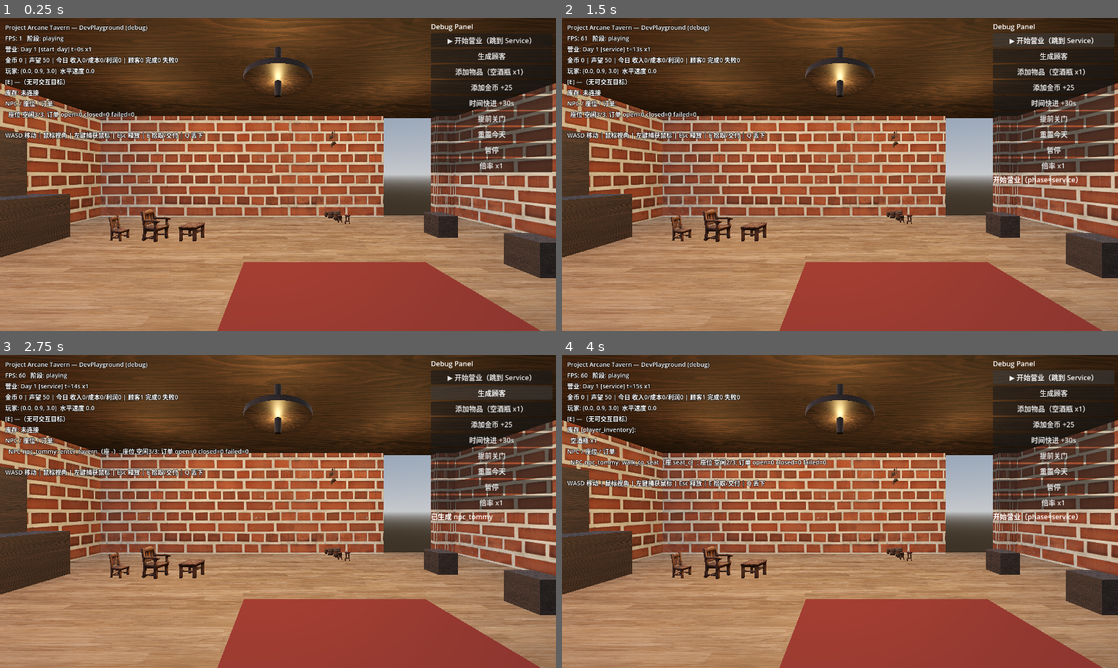
Above: before the commit, frames 1-4 (two rows, left to right).
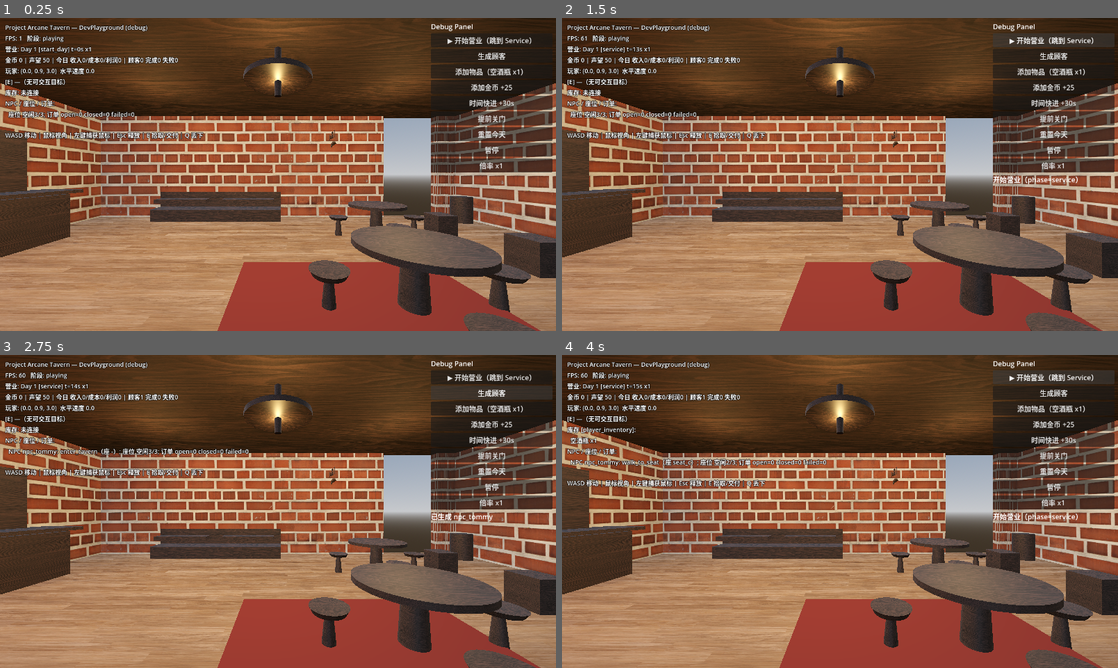
Above: after the commit, the same moments.

Repository: wangyuhao0831-max/-
Game: Godot game, scene res://game/scenes/tavern/tavern.tscn
The game is run twice, just before and just after one commit, with the same random seed, the same clock (stepped at 60 frames per second) and the same inputs.
Inputs:
- Up to frame 1 (0.25 s): no input
- Up to frame 2 (1.5 s): click "▶ 开始营业（跳到 Service）" at 0.5 s; click "▶ 开始营业（跳到 Service）" at 1.25 s
- Up to frame 3 (2.75 s): click "生成顾客" at 2 s
- Up to frame 4 (4 s): click "添加物品（空酒瓶 x1）" at 2.75 s; click "▶ 开始营业（跳到 Service）" at 3.5 s

The runs differ from the first frame. In frame 1, 9.5% of the frame differs, in the area x 0-97%, y 54-100%; in frame 2, 9.5%; in frame 3, 9.5%; in frame 4, 9.5%.

Commit message:
feat(tavern-props): replace miniature furniture/barrels with full-size primitive furniture (round tables+bar stools, booth/banquette seats along wall, tall barrels with bands, counter top, bench) at correct real-world proportions; keep visual-only to preserve verified NPC paths

Diff:
--- a/game/scenes/tavern/tavern.tscn
+++ b/game/scenes/tavern/tavern.tscn
@@ -119,6 +119,42 @@
 size = Vector3(3.2, 0.05, 2.2)
 [sub_resource type="BoxMesh" id="MeshChair"]
 size = Vector3(0.5, 0.55, 0.5)
+
+[sub_resource type="CylinderMesh" id="MeshTableTop"]
+top_radius = 0.7
+bottom_radius = 0.7
+height = 0.07
+[sub_resource type="CylinderMesh" id="MeshTablePedestal"]
+top_radius = 0.13
+bottom_radius = 0.17
+height = 0.72
+[sub_resource type="CylinderMesh" id="MeshStoolSeat"]
+top_radius = 0.24
+bottom_radius = 0.2
+height = 0.07
+[sub_resource type="CylinderMesh" id="MeshStoolBase"]
+top_radius = 0.05
+bottom_radius = 0.09
+height = 0.42
+[sub_resource type="BoxMesh" id="MeshBoothSeat"]
+size = Vector3(2.2, 0.42, 0.6)
+[sub_resource type="BoxMesh" id="MeshBoothBack"]
+size = Vector3(2.2, 0.95, 0.16)
+[sub_resource type="BoxMesh" id="MeshBenchSeat"]
+size = Vector3(1.7, 0.12, 0.42)
+[sub_resource type="BoxMesh" id="MeshBenchLeg"]
+size = Vector3(0.12, 0.4, 0.32)
+[sub_resource type="CylinderMesh" id="MeshBarrelBody"]
+top_radius = 0.3
+bottom_radius = 0.3
+height = 0.85
+[sub_resource type="CylinderMesh" id="MeshBarrelBand"]
+top_radius = 0.325
+bottom_radius = 0.325
+height = 0.09
+[sub_resource type="BoxMesh" id="MeshCounterTop"]
+size = Vector3(1.1, 0.08, 5.0)
+
 [sub_resource type="CylinderMesh" id="MeshBottle"]
 top_radius = 0.06
 bottom_radius = 0.11
@@ -317,77 +353,165 @@
 mesh = ExtResource("m_sta")
 material_override = SubResource("MatStairs")
 
-[node name="TableA" type="MeshInstance3D" parent="."]
-transform = Transform3D(1, 0, 0, 0, 1, 0, 0, 0, 1, -3.5, 0, 1.5)
-scale = Vector3(3.0, 3.0, 3.0)
-mesh = ExtResource("m_p01")
-material_override = SubResource("MatFurniture")
+[node name="TableA_Top" type="MeshInstance3D" parent="."]
+transform = Transform3D(1, 0, 0, 0, 1, 0, 0, 0, 1, 1.6, 0.78, 0.6)
+mesh = SubResource("MeshTableTop")
+material_override = SubResource("MatCounter")
+
+[node name="TableA_Leg" type="MeshInstance3D" parent="."]
+transform = Transform3D(1, 0, 0, 0, 1, 0, 0, 0, 1, 1.6, 0.36, 0.6)
+mesh = SubResource("MeshTablePedestal")
+material_override = SubResource("MatCounter")
 
 [node name="StoolA1" type="MeshInstance3D" parent="."]
-transform = Transform3D(1, 0, 0, 0, 1, 0, 0, 0, 1, -4.3, 0, 1.5)
-scale = Vector3(2.4, 2.4, 2.4)
-mesh = ExtResource("m_p00")
-material_override = SubResource("MatFurniture")
+transform = Transform3D(1, 0, 0, 0, 1, 0, 0, 0, 1, 0.6, 0.21, 0.6)
+mesh = SubResource("MeshStoolBase")
+material_override = SubResource("MatCounter")
+
+[node name="StoolA1Seat" type="MeshInstance3D" parent="."]
+transform = Transform3D(1, 0, 0, 0, 1, 0, 0, 0, 1, 0.6, 0.455, 0.6)
+mesh = SubResource("MeshStoolSeat")
+material_override = SubResource("MatCounter")
 
 [node name="StoolA2" type="MeshInstance3D" parent="."]
-transform = Transform3D(1, 0, 0, 0, 1, 0, 0, 0, 1, -2.7, 0, 1.5)
-scale = Vector3(2.4, 2.4, 2.4)
-mesh = ExtResource("m_p02")
-material_override = SubResource("MatFurniture")
-
-[node name="TableB" type="MeshInstance3D" parent="."]
-transform = Transform3D(1, 0, 0, 0, 1, 0, 0, 0, 1, -3.0, 0, -2.0)
-scale = Vector3(3.0, 3.0, 3.0)
-mesh = ExtResource("m_p03")
-material_override = SubResource("MatFurniture")
+transform = Transform3D(1, 0, 0, 0, 1, 0, 0, 0, 1, 2.6, 0.21, 0.6)
+mesh = SubResource("MeshStoolBase")
+material_override = SubResource("MatCounter")
+
+[node name="StoolA2Seat" type="MeshInstance3D" parent="."]
+transform = Transform3D(1, 0, 0, 0, 1, 0, 0, 0, 1, 2.6, 0.455, 0.6)
+mesh = SubResource("MeshStoolSeat")
+material_override = SubResource("MatCounter")
+
+[node name="StoolA3" type="MeshInstance3D" parent="."]
+transform = Transform3D(1, 0, 0, 0, 1, 0, 0, 0, 1, 1.6, 0.21, 1.6)
+mesh = SubResource("MeshStoolBase")
+material_override = SubResource("MatCounter")
+
+[node name="StoolA3Seat" type="MeshInstance3D" parent="."]
+transform = Transform3D(1, 0, 0, 0, 1, 0, 0, 0, 1, 1.6, 0.455, 1.6)
+mesh = SubResource("MeshStoolSeat")
+material_override = SubResource("MatCounter")
+
+[node name="TableB_Top" type="MeshInstance3D" parent="."]
+transform = Transform3D(1, 0, 0, 0, 1, 0, 0, 0, 1, 2.6, 0.78, -2.4)
+mesh = SubResource("MeshTableTop")
+material_override = SubResource("MatCounter")
+
+[node name="TableB_Leg" type="MeshInstance3D" parent="."]
+transform = Transform3D(1, 0, 0, 0, 1, 0, 0, 0, 1, 2.6, 0.36, -2.4)
+mesh = SubResource("MeshTablePedestal")
+material_override = SubResource("MatCounter")
 
 [node name="StoolB1" type="MeshInstance3D" parent="."]
-transform = Transform3D(1, 0, 0, 0, 1, 0, 0, 0, 1, -3.9, 0, -2.0)
-scale = Vector3(2.4, 2.4, 2.4)
-mesh = ExtResource("m_p04")
-material_override = SubResource("MatFurniture")
+transform = Transform3D(1, 0, 0, 0, 1, 0, 0, 0, 1, 1.6, 0.21, -2.4)
+mesh = SubResource("MeshStoolBase")
+material_override = SubResource("MatCounter")
+
+[node name="StoolB1Seat" type="MeshInstance3D" parent="."]
+transform = Transform3D(1, 0, 0, 0, 1, 0, 0, 0, 1, 1.6, 0.455, -2.4)
+mesh = SubResource("MeshStoolSeat")
+material_override = SubResource("MatCounter")
 
 [node name="StoolB2" type="MeshInstance3D" parent="."]
-transform = Transform3D(1, 0, 0, 0, 1, 0, 0, 0, 1, -2.1, 0, -2.0)
-scale = Vector3(2.4, 2.4, 2.4)
-mesh = ExtResource("m_p05")
-material_override = SubResource("MatFurniture")
-[node name="Barrel" type="MeshInstance3D" parent="."]
-transform = Transform3D(1, 0, 0, 0, 1, 0, 0, 0, 1, -6.4, 0, -2)
-scale = Vector3(1.7, 1.7, 1.7)
-mesh = ExtResource("m_bar")
-material_override = SubResource("MatBarrel")
-
-[node name="Barrel" type="MeshInstance3D" parent="."]
-transform = Transform3D(1, 0, 0, 0, 1, 0, 0, 0, 1, -6.4, 0, 2)
-scale = Vector3(1.7, 1.7, 1.7)
-mesh = ExtResource("m_bar")
-material_override = SubResource("MatBarrel")
-
-[node name="Barrel" type="MeshInstance3D" parent="."]
-transform = Transform3D(1, 0, 0, 0, 1, 0, 0, 0, 1, 6.4, 0, -3.6)
-scale = Vector3(1.7, 1.7, 1.7)
-mesh = ExtResource("m_bar")
-material_override = SubResource("MatBarrel")
-
-[node name="Barrel" type="MeshInstance3D" parent="."]
-transform = Transform3D(1, 0, 0, 0, 1, 0, 0, 0, 1, 6.4, 0, 3.6)
-scale = Vector3(1.7, 1.7, 1.7)
-mesh = ExtResource("m_bar")
-material_override = SubResource("MatBarrel")
-
-[node name="Barrel" type="MeshInstance3D" parent="."]
-transform = Transform3D(1, 0, 0, 0, 1, 0, 0, 0, 1, -2, 0, -4.4)
-scale = Vector3(1.7, 1.7, 1.7)
-mesh = ExtResource("m_bar")
-material_override = SubResource("MatBarrel")
-
-[node name="Barrel" type="MeshInstance3D" parent="."]
-transform = Transform3D(1, 0, 0, 0, 1, 0, 0, 0, 1, 2, 0, -4.4)
-scale = Vector3(1.7, 1.7, 1.7)
-mesh = ExtResource("m_bar")
-material_override = SubResource("MatBarrel")
-
+transform = Transform3D(1, 0, 0, 0, 1, 0, 0, 0, 1, 3.6, 0.21, -2.4)
+mesh = SubResource("MeshStoolBase")
+material_override = SubResource("MatCounter")
+
+[node name="StoolB2Seat" type="MeshInstance3D" parent="."]
+transform = Transform3D(1, 0, 0, 0, 1, 0, 0, 0, 1, 3.6, 0.455, -2.4)
+mesh = SubResource("MeshStoolSeat")
+material_override = SubResource("MatCounter")
+
+[node name="StoolB3" type="MeshInstance3D" parent="."]
+transform = Transform3D(1, 0, 0, 0, 1, 0, 0, 0, 1, 2.6, 0.21, -1.4)
+mesh = SubResource("MeshStoolBase")
+material_override = SubResource("MatCounter")
+
+[node name="StoolB3Seat" type="MeshInstance3D" parent="."]
+transform = Transform3D(1, 0, 0, 0, 1, 0, 0, 0, 1, 2.6, 0.455, -1.4)
+mesh = SubResource("MeshStoolSeat")
+material_override = SubResource("MatCounter")
+
+[node name="Booth1_Back" type="MeshInstance3D" parent="."]
+transform = Transform3D(1, 0, 0, 0, 1, 0, 0, 0, 1, -3.2, 0.48, -4.55)
+mesh = SubResource("MeshBoothBack")
+material_override = SubResource("MatCounter")
+
+[node name="Booth1_Seat" type="MeshInstance3D" parent="."]
+transform = Transform3D(1, 0, 0, 0, 1, 0, 0, 0, 1, -3.2, 0.21, -4.15)
+mesh = SubResource("MeshBoothSeat")
+material_override = SubResource("MatCounter")
+
+[node name="Booth1_Table" type="MeshInstance3D" parent="."]
+transform = Transform3D(1, 0, 0, 0, 1, 0, 0, 0, 1, -3.2, 0.72, -3.85)
+mesh = SubResource("MeshBenchSeat")
+material_override = SubResource("MatCounter")
+
+[node name="Booth2_Back" type="MeshInstance3D" parent="."]
+transform = Transform3D(1, 0, 0, 0, 1, 0, 0, 0, 1, -1.0, 0.48, -4.55)
+mesh = SubResource("MeshBoothBack")
+material_override = SubResource("MatCounter")
+
+[node name="Booth2_Seat" type="MeshInstance3D" parent="."]
+transform = Transform3D(1, 0, 0, 0, 1, 0, 0, 0, 1, -1.0, 0.21, -4.15)
+mesh = SubResource("MeshBoothSeat")
+material_override = SubResource("MatCounter")
+
+[node name="Booth2_Table" type="MeshInstance3D" parent="."]
+transform = Transform3D(1, 0, 0, 0, 1, 0, 0, 0, 1, -1.0, 0.72, -3.85)
+mesh = SubResource("MeshBenchSeat")
+material_override = SubResource("MatCounter")
+
+[node name="Barrel1_Body" type="MeshInstance3D" parent="."]
+transform = Transform3D(1, 0, 0, 0, 1, 0, 0, 0, 1, -6.1, 0.425, -2.3)
+mesh = SubResource("MeshBarrelBody")
+material_override = SubResource("MatCounter")
+
+[node name="Barrel1_Band" type="MeshInstance3D" parent="."]
+transform = Transform3D(1, 0, 0, 0, 1, 0, 0, 0, 1, -6.1, 0.72, -2.3)
+mesh = SubResource("MeshBarrelBand")
+material_override = SubResource("MatCeiling")
+
+[node name="Barrel2_Body" type="MeshInstance3D" parent="."]
+transform = Transform3D(1, 0, 0, 0, 1, 0, 0, 0, 1, -6.1, 0.425, 2.3)
+mesh = SubResource("MeshBarrelBody")
+material_override = SubResource("MatCounter")
+
+[node name="Barrel2_Band" type="MeshInstance3D" parent="."]
+transform = Transform3D(1, 0, 0, 0, 1, 0, 0, 0, 1, -6.1, 0.72, 2.3)
+mesh = SubResource("MeshBarrelBand")
+material_override = SubResource("MatCeiling")
+
+[node name="Barrel3_Body" type="MeshInstance3D" parent="."]
+transform = Transform3D(1, 0, 0, 0, 1, 0, 0, 0, 1, 6.2, 0.425, -3.9)
+mesh = SubResource("MeshBarrelBody")
+material_override = SubResource("MatCounter")
+
+[node name="Barrel4_Body" type="MeshInstance3D" parent="."]
+transform = Transform3D(1, 0, 0, 0, 1, 0, 0, 0, 1, 6.2, 0.425, 3.9)
+mesh = SubResource("MeshBarrelBody")
+material_override = SubResource("MatCounter")
+
+[node name="CounterTop" type="MeshInstance3D" parent="."]
+transform = Transform3D(1, 0, 0, 0, 1, 0, 0, 0, 1, -5.8, 1.16, 0)
+mesh = SubResource("MeshCounterTop")
+material_override = SubResource("MatCounter")
+
+[node name="Bench_Seat" type="MeshInstance3D" parent="."]
+transform = Transform3D(1, 0, 0, 0, 1, 0, 0, 0, 1, 1.0, 0.32, 3.2)
+mesh = SubResource("MeshBenchSeat")
+material_override = SubResource("MatCounter")
+
+[node name="Bench_Leg1" type="MeshInstance3D" parent="."]
+transform = Transform3D(1, 0, 0, 0, 1, 0, 0, 0, 1, 0.35, 0.2, 3.2)
+mesh = SubResource("MeshBenchLeg")
+material_override = SubResource("MatCounter")
+
+[node name="Bench_Leg2" type="MeshInstance3D" parent="."]
+transform = Transform3D(1, 0, 0, 0, 1, 0, 0, 0, 1, 1.65, 0.2, 3.2)
+mesh = SubResource("MeshBenchLeg")
+material_override = SubResource("MatCounter")
 [node name="Banner" type="MeshInstance3D" parent="."]
 transform = Transform3D(1, 0, 0, 0, 1, 0, 0, 0, 1, -3, 2.6, -4.7)
 scale = Vector3(1.2, 1.2, 1.2)
